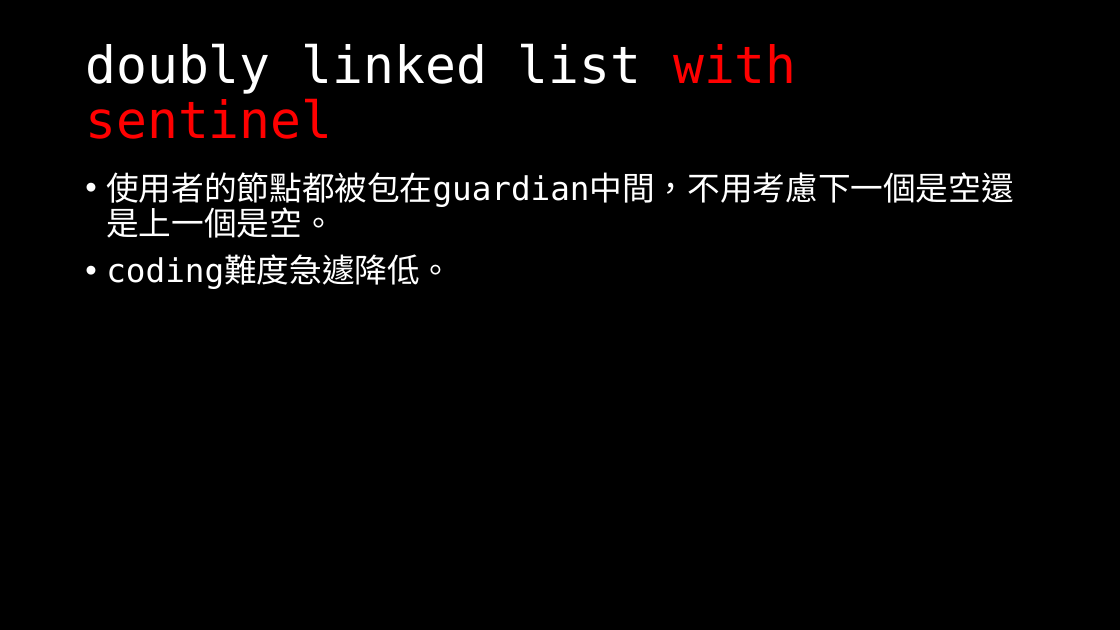
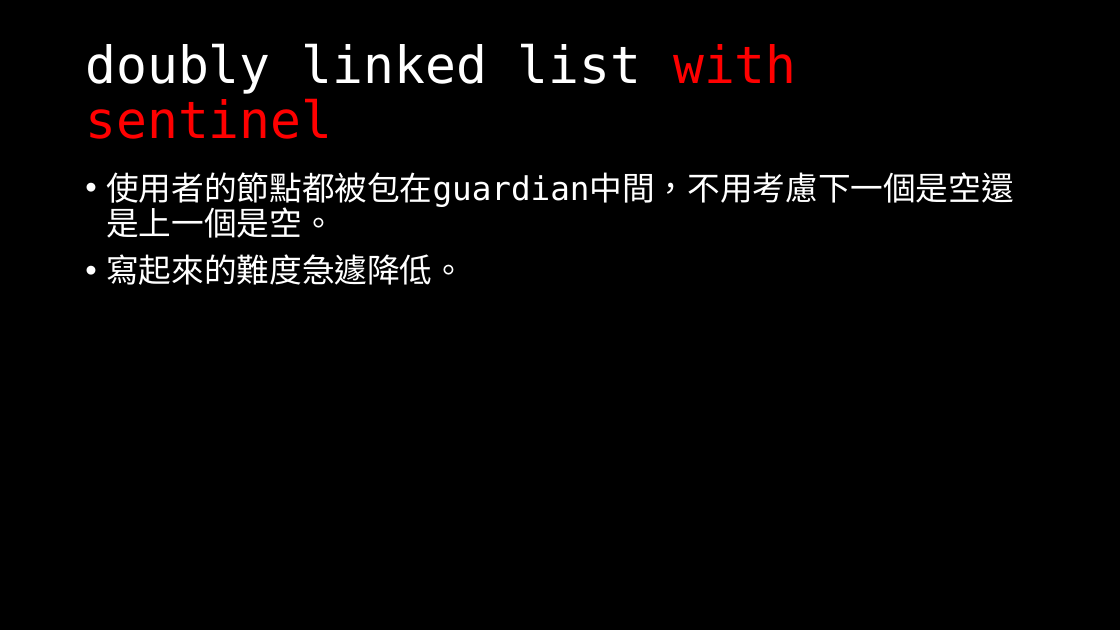
Before and after one commit to OEmiliatanO/those_c_prog_didnt_teach, a slide deck: slide 22 of Ch3/Ch3-data structure.pptx (slide 19 before the commit). Drawn at 1120x630 pixels with LibreOffice and Linux fonts; fonts in the diff are those of the drawing. Boxes give left, top, right and bottom in pixels: in the first picture for what was removed or moved away, otherwise in the second. Text is boxed around its words. In the diff, an @@ line names an element or a change of style, - is before the commit and + after.

```diff
--- a/Ch3/Ch3-data structure.pptx
+++ b/Ch3/Ch3-data structure.pptx
@@ text at (x1=106, y1=254, x2=465, y2=285): text changed @@
-• coding難度急遽降低。
+• 寫起來的難度急遽降低。
```
Also in this commit, not shown: 8 other slides changed, 3 slides added.
